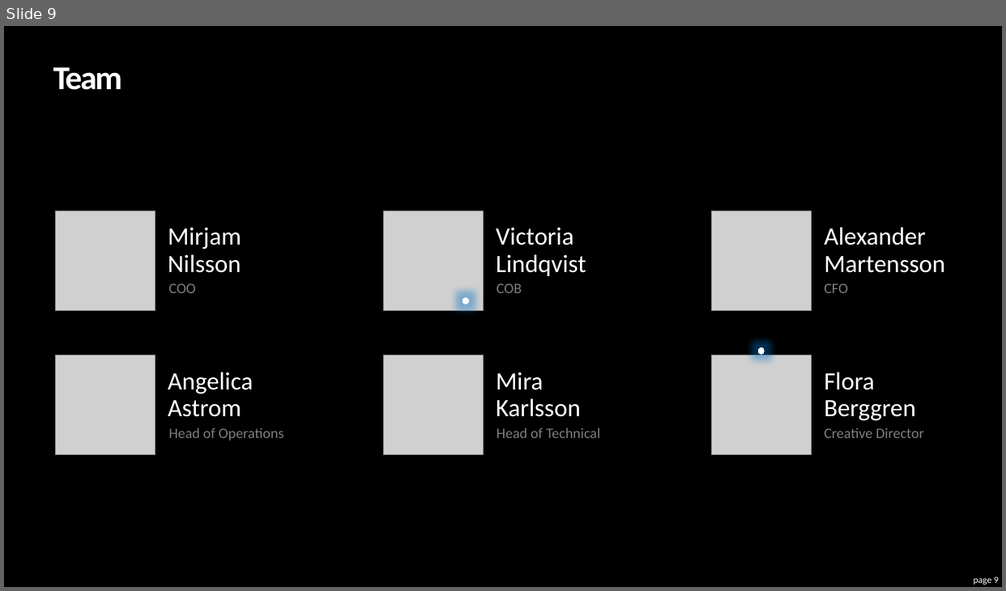
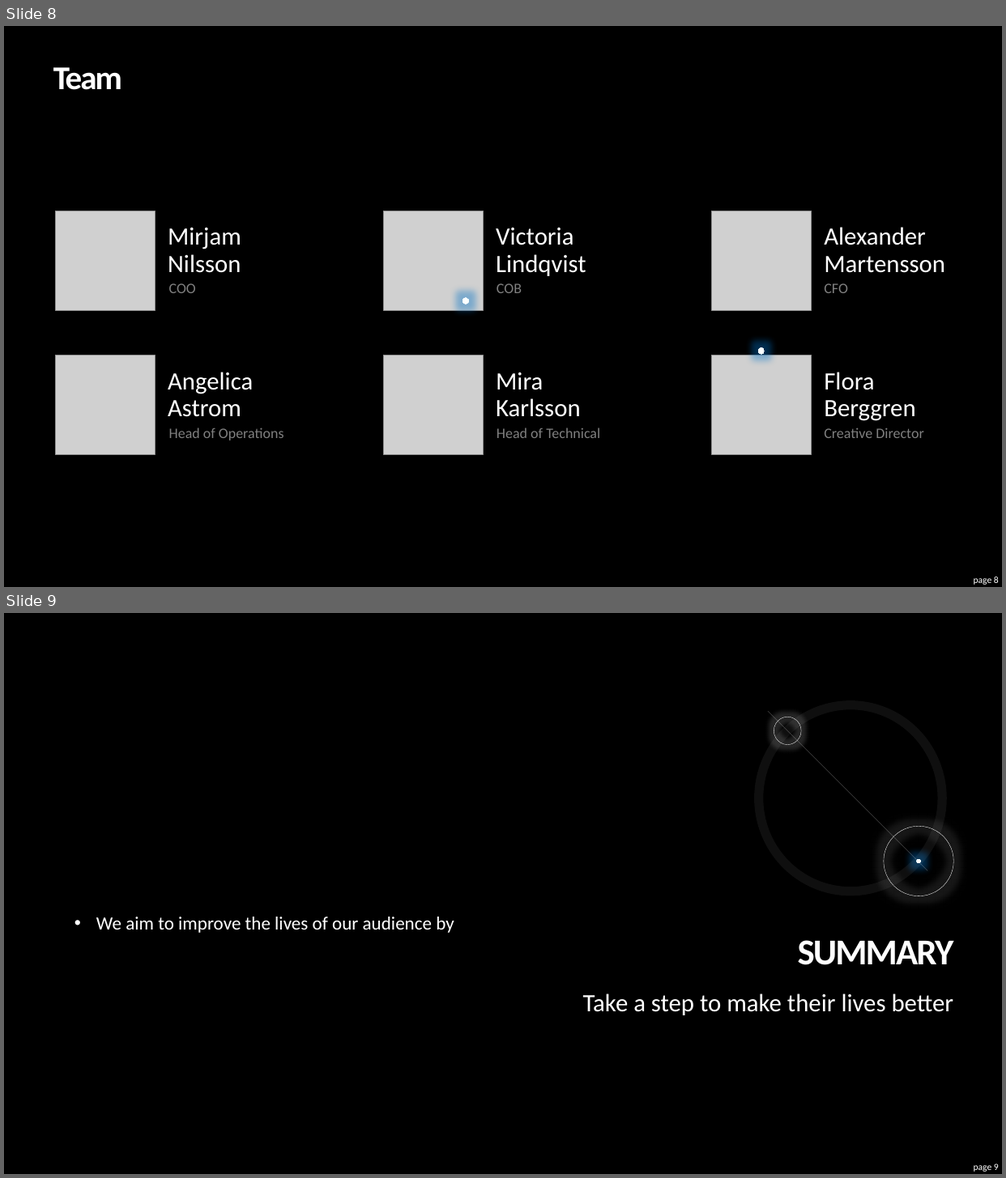
Before and after one commit to adityadutta/BostonHacksFall18, a slide deck: PITCH/Pitch.pptx. Shown one above the other, each under a label of ours: slide 9 before the commit, slides 8 and 9 after it. The pictures are 1006x591 and 1006x1178 pixels, drawn with LibreOffice and Linux fonts; fonts in the diff are those of the drawing; grey boxes stand for pictures. Boxes give left, top, right and bottom in pixels: in the first picture for what was removed or moved away, otherwise in the second. Text is boxed around its words. In the diff, an @@ line names an element or a change of style, - is before the commit and + after.

```diff
--- a/PITCH/Pitch.pptx
+++ b/PITCH/Pitch.pptx
@@ slide 9 added at bbox=[4, 613, 1002, 1174], background #000000 @@
@@ group added at bbox=[759, 705, 954, 897]: 4 ellipses, 1 line @@
@@ text added at bbox=[96, 917, 454, 933], 18 pt, text #FFFFFF @@
+• We aim to improve the lives of our audience by
@@ title added at bbox=[798, 940, 954, 965], 35 pt, text #FFFFFF, bold @@
+SUMMARY
@@ subtitle added at bbox=[583, 994, 954, 1016], 24 pt, text #FFFFFF @@
+Take a step to make their lives better
@@ page number added at bbox=[974, 1164, 999, 1172], 9 pt, text #FFFFFF @@
+page 9
@@ what was slide 9 is now slide 8 @@
@@ page number at bbox=[974, 577, 999, 585]: text changed @@
-page 9
+page 8
```
Also in this commit, not shown: 1 slide changed, 2 slides removed, 3 other files.
